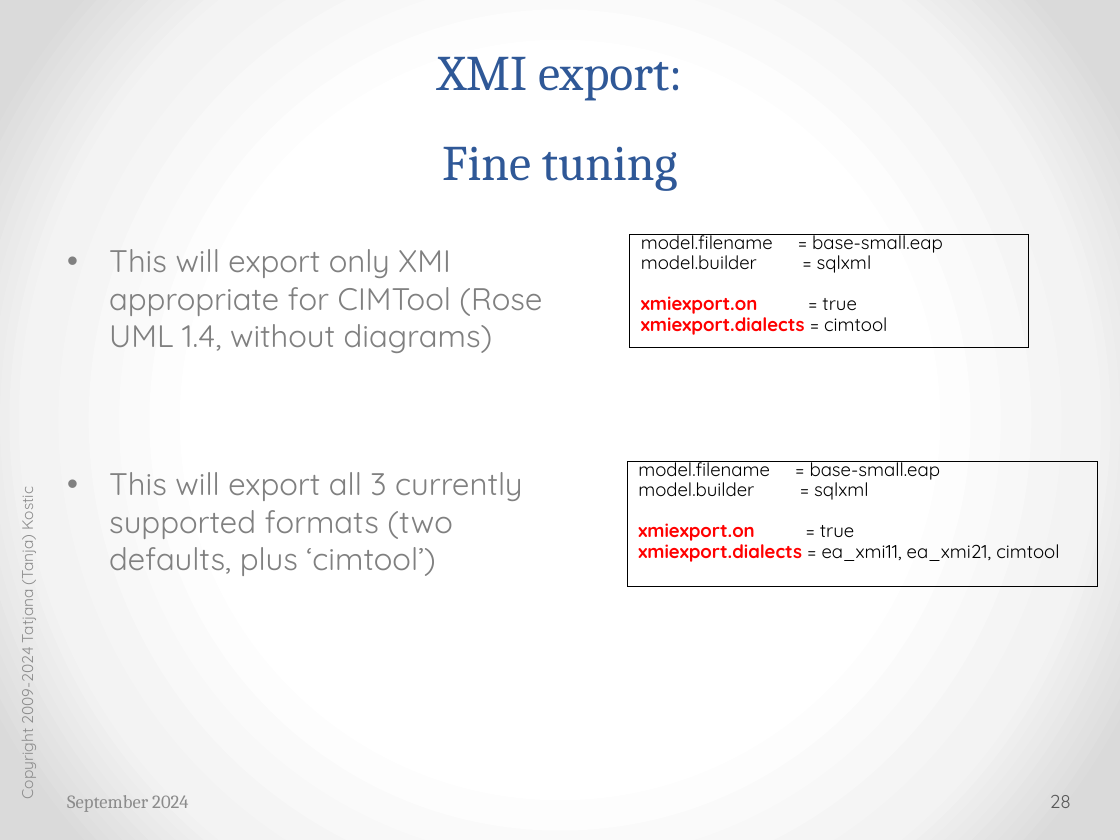
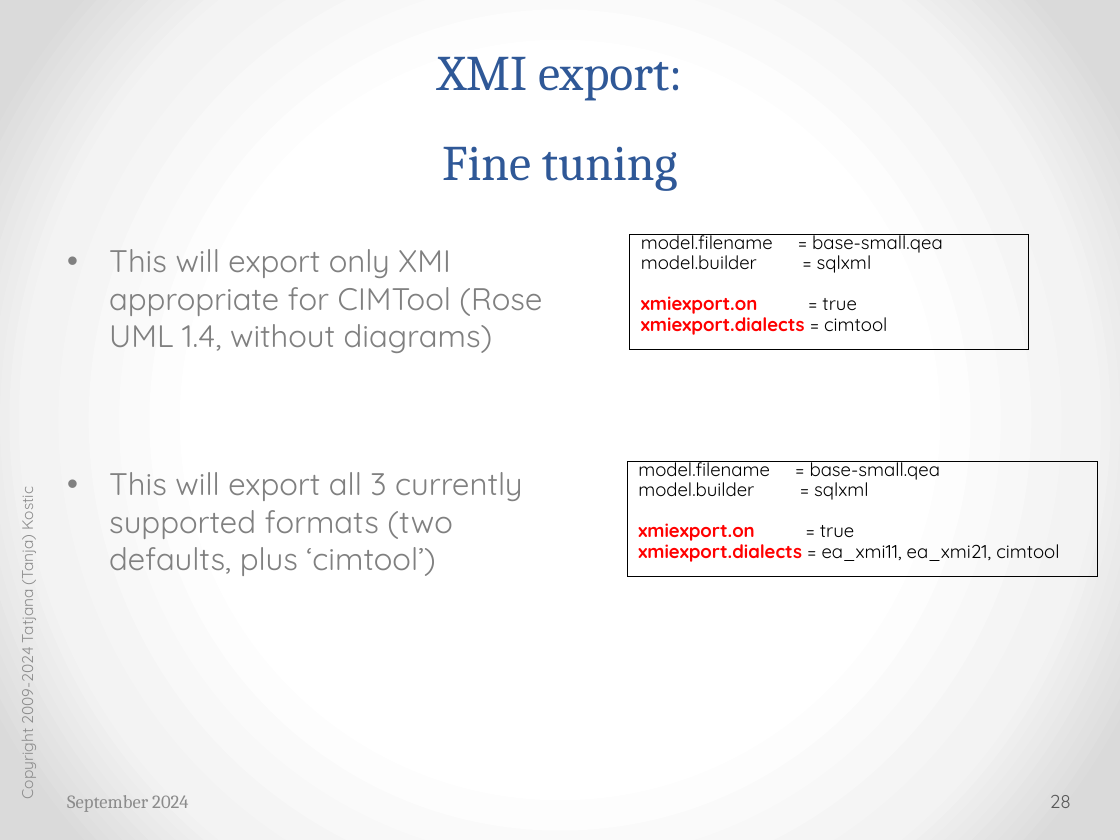
Before and after one commit to cimug-org/jCleanCim, a slide deck: slide 28 of doc/jCleanCimIntro.pptx. Drawn at 1120x840 pixels with LibreOffice and Linux fonts; fonts in the diff are those of the drawing. Boxes give left, top, right and bottom in pixels: in the first picture for what was removed or moved away, otherwise in the second. Text is boxed around its words. In the diff, an @@ line names an element or a change of style, - is before the commit and + after.

```diff
--- a/doc/jCleanCimIntro.pptx
+++ b/doc/jCleanCimIntro.pptx
@@ text in rectangle at (641, 234, 943, 253): text changed @@
-model.filename = base-small.eap
+model.filename = base-small.qea
@@ rectangle "model.filename = base-small.qea": place and size @@
-rectangle "model.filename = base-small.qea" at (627, 461, 1098, 586)
+rectangle "model.filename = base-small.qea" at (627, 461, 1098, 576)
@@ text in rectangle at (638, 461, 941, 480): text changed @@
-model.filename = base-small.eap
+model.filename = base-small.qea
```
Also in this commit, not shown: 24 other slides changed, 4 other files.
